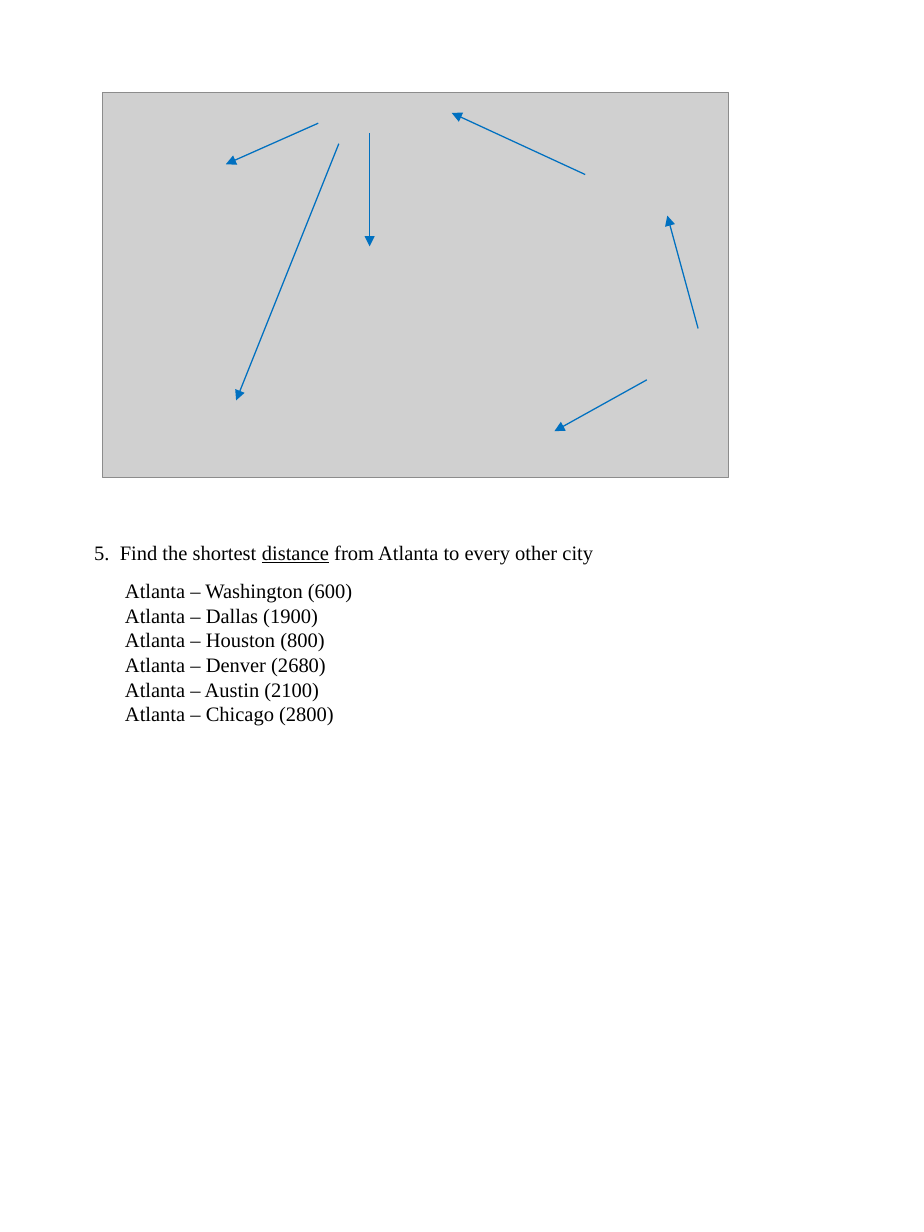
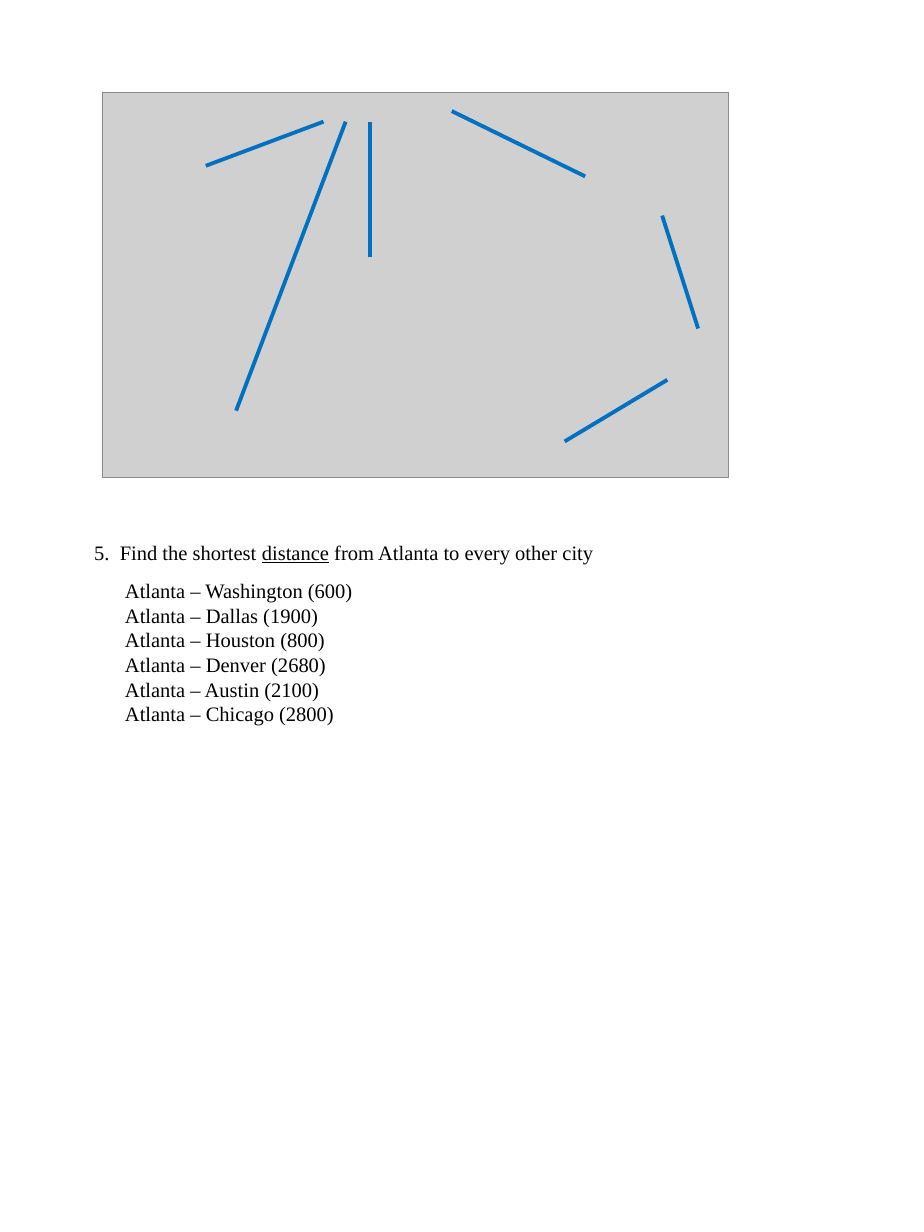
Before and after one commit to MarcusWebDev/CMSC_204, a slide deck: slide 4 of Labs/Graph Lab/Graph Lab.pptx. Drawn at 924x1232 pixels with LibreOffice and Linux fonts; fonts in the diff are those of the drawing; grey boxes stand for pictures. Boxes give left, top, right and bottom in pixels: in the first picture for what was removed or moved away, otherwise in the second. Text is boxed around its words. In the diff, an @@ line names an element or a change of style, - is before the commit and + after.

```diff
--- a/Labs/Graph Lab/Graph Lab.pptx
+++ b/Labs/Graph Lab/Graph Lab.pptx
@@ arrow (585, 176) - (452, 111): arrow to line; stroke #0070C0 0.75 pt to #0070C0 2.25 pt @@
@@ arrow moved from (318, 123) - (225, 164) to (324, 122) - (206, 166) @@
@@ arrow (324, 122) - (206, 166): arrow to line; stroke #0070C0 0.75 pt to #0070C0 2.25 pt @@
@@ arrow moved from (339, 144) - (237, 400) to (237, 410) - (346, 122) @@
@@ arrow (237, 410) - (346, 122): arrow to line; stroke #0070C0 0.75 pt to #0070C0 2.25 pt @@
@@ arrow moved from (370, 133) - (370, 246) to (370, 256) - (370, 122) @@
@@ arrow (370, 256) - (370, 122): arrow to line; stroke #0070C0 0.75 pt to #0070C0 2.25 pt @@
@@ arrow moved from (699, 329) - (668, 216) to (663, 216) - (699, 329) @@
@@ arrow (663, 216) - (699, 329): arrow to line; stroke #0070C0 0.75 pt to #0070C0 2.25 pt @@
@@ arrow moved from (647, 379) - (554, 431) to (668, 379) - (564, 441) @@
@@ arrow (668, 379) - (564, 441): arrow to line; stroke #0070C0 0.75 pt to #0070C0 2.25 pt @@
```
Also in this commit, not shown: 4 other slides changed, 14 other files.
